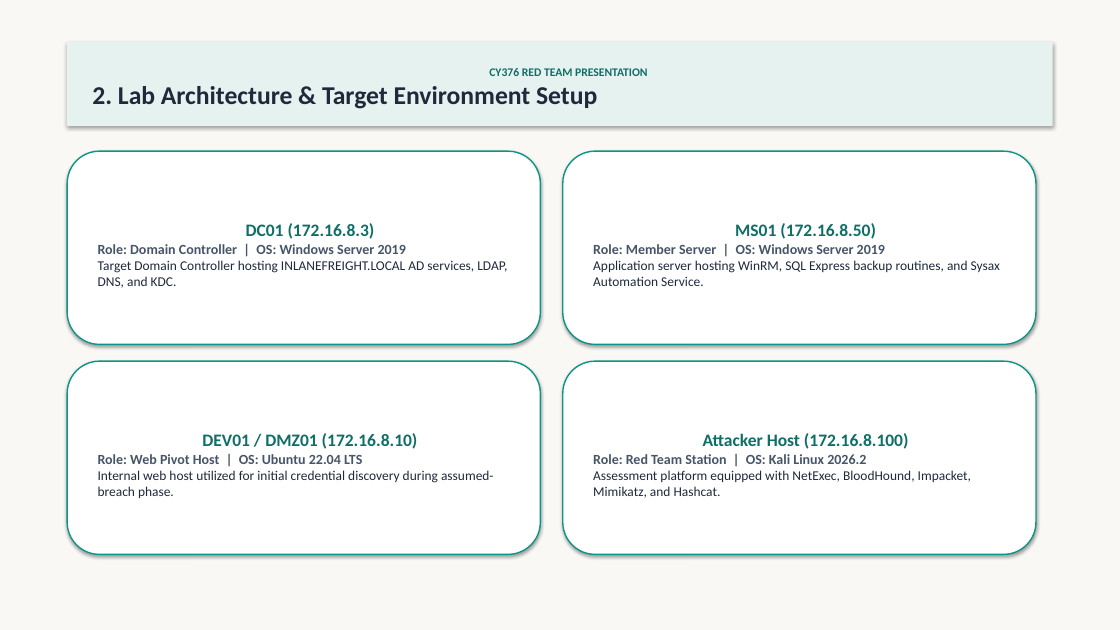
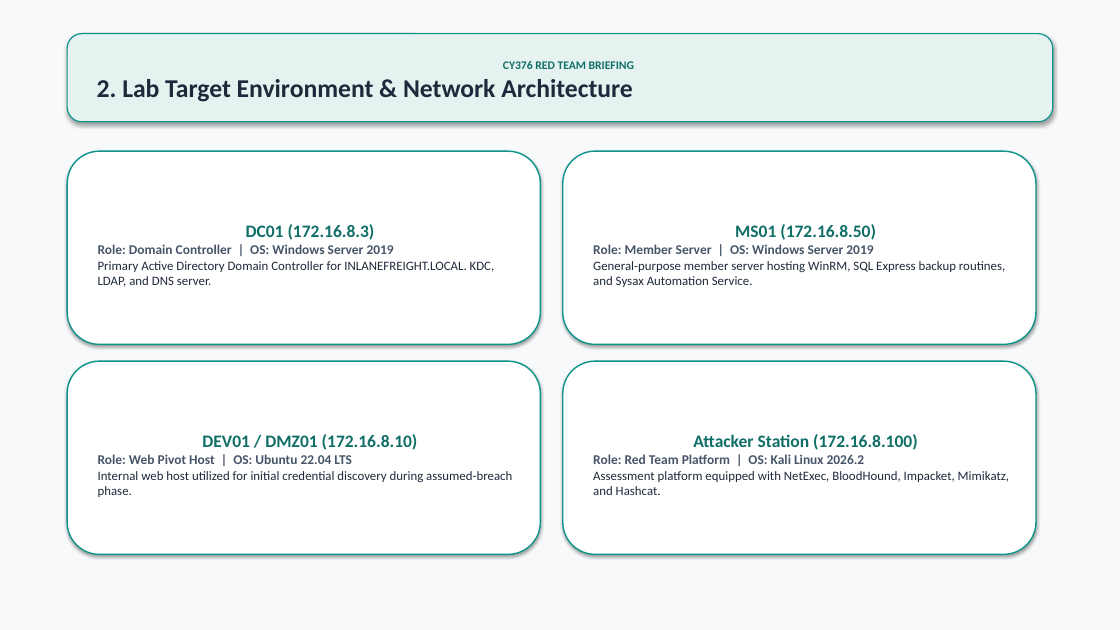
Before and after one commit to Mazonia/privilege-escalation-n-dom-compromise, a slide deck: slide 3 of docs/INLANEFREIGHT_AD_Compromise_Presentation.pptx. Drawn at 1120x630 pixels with LibreOffice and Linux fonts; fonts in the diff are those of the drawing. Boxes give left, top, right and bottom in pixels: in the first picture for what was removed or moved away, otherwise in the second. Text is boxed around its words. In the diff, an @@ line names an element or a change of style, - is before the commit and + after.

```diff
--- a/docs/INLANEFREIGHT_AD_Compromise_Presentation.pptx
+++ b/docs/INLANEFREIGHT_AD_Compromise_Presentation.pptx
@@ background #F9F8F5 to #F8F9FA @@
@@ rounded rectangle "CY376 RED TEAM BRIEFING": place and size @@
-rounded rectangle "CY376 RED TEAM BRIEFING" at [67,42,1053,126]
+rounded rectangle "CY376 RED TEAM BRIEFING" at [67,34,1053,122]
@@ rounded rectangle "CY376 RED TEAM BRIEFING" at [67,34,1053,122]: rectangle to rounded rectangle; outline none to #0D9488 1 pt @@
@@ text in rounded rectangle at [97,61,634,102]: text changed @@
-CY376 RED TEAM PRESENTATION
-2. Lab Architecture & Target Environment Setup
+CY376 RED TEAM BRIEFING
+2. Lab Target Environment & Network Architecture
@@ text in rounded rectangle at [98,261,495,287]: text changed; size 11.5 to 11 pt @@
-Target Domain Controller hosting INLANEFREIGHT.LOCAL AD services, LDAP, DNS, and KDC.
+Primary Active Directory Domain Controller for INLANEFREIGHT.LOCAL. KDC, LDAP, and DNS server.
@@ text in rounded rectangle at [98,244,394,254]: size 12 to 11.5 pt in "Role: Domain Controller | OS: Windows Server ..." @@
@@ text in rounded rectangle at [593,261,1005,287]: text changed; size 11.5 to 11 pt @@
-Application server hosting WinRM, SQL Express backup routines, and Sysax Automation Service.
+General-purpose member server hosting WinRM, SQL Express backup routines, and Sysax Automation Service.
@@ text in rounded rectangle at [593,244,873,254]: size 12 to 11.5 pt in "Role: Member Server | OS: Windows Server ..." @@
@@ text in rounded rectangle at [593,434,918,464]: text changed; size 12 to 11.5 pt @@
-Attacker Host (172.16.8.100)
-Role: Red Team Station | OS: Kali Linux 2026.2
+Attacker Station (172.16.8.100)
+Role: Red Team Platform | OS: Kali Linux 2026.2
@@ text in rounded rectangle at [98,454,512,497]: size 12 to 11.5 pt in "Role: Web Pivot Host | OS: Ubuntu ..."; size 11.5 to 11 pt in "Internal web host utilized for initial credential ..." @@
@@ text in rounded rectangle at [593,471,1009,495]: size 11.5 to 11 pt in "Assessment platform equipped with NetExec, BloodHound, Impac ..." @@
```
Also in this commit, not shown: 8 other slides changed, 2 other files.
